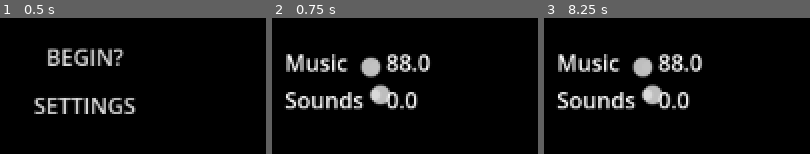
Above: before the commit, frames 1-3 (left to right).
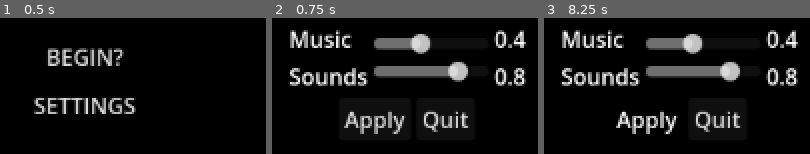
Above: after the commit, the same moments.

Repository: sanadjardaneh11-dotcom/TSR_game
Game: Godot game, scene res://Scenes/Starting screen.tscn
Same seed, same stepped clock (60 frames per second), same inputs: the game is played once before the commit and once after it.
Inputs (mouse positions are in pixels of both pictures, inside the frame that each line leads up to):
- Up to frame 1 (0.5 s): no input
- Up to frame 2 (0.75 s): click "SETTINGS" at 0.5 s
- Up to frame 3 (8.25 s): click (647, 118) at 1.25 s, where only the run after the commit has a clickable "Apply"; click (647, 118) at 2 s, where only the run after the commit has a clickable "Apply"; click (647, 118) at 2.75 s, where only the run after the commit has a clickable "Apply"; tap Enter (ACTION) at 3.5, 4.35, 5, 5.85, 6.5, 7.35 s; hold Enter (ACTION) 3.53-4.28 s; tap Space at 4.25, 5.75, 7.25 s; hold Enter (ACTION) 5.03-5.78 s; hold Enter (ACTION) 6.53-7.28 s; hold Enter (ACTION) from 8.03 s (still down)

Frame 1 is identical in both runs. In frame 2, 22% of the frame differs, in the area x 4-96%, y 8-86%; in frame 3, 22%.

Commit message:
Fixing bugs, making better ui and save system is fully avalable

Diff:
--- a/Scenes/settings.tscn
+++ b/Scenes/settings.tscn
@@ -20,51 +20,79 @@
 grow_vertical = 2
 color = Color(0, 0, 0, 1)
 
-[node name="HBoxContainer" type="HBoxContainer" parent="." unique_id=179450125]
+[node name="settings" type="VBoxContainer" parent="." unique_id=877539432]
 layout_mode = 1
 anchors_preset = 8
 anchor_left = 0.5
 anchor_top = 0.5
 anchor_right = 0.5
 anchor_bottom = 0.5
-offset_left = -20.0
-offset_top = -20.0
-offset_right = 20.0
-offset_bottom = 20.0
+offset_left = -49.0
+offset_top = -42.5
+offset_right = 122.0
+offset_bottom = 42.5
 grow_horizontal = 2
 grow_vertical = 2
+alignment = 1
 
-[node name="Titles" type="VBoxContainer" parent="HBoxContainer" unique_id=243381138]
+[node name="SliderSettings" type="HBoxContainer" parent="settings" unique_id=179450125]
+layout_mode = 2
+
+[node name="Titles" type="VBoxContainer" parent="settings/SliderSettings" unique_id=243381138]
+layout_mode = 2
+size_flags_horizontal = 0
+alignment = 1
+
+[node name="Music" type="Label" parent="settings/SliderSettings/Titles" unique_id=655592723]
+layout_mode = 2
+text = "Music"
+
+[node name="Sounds" type="Label" parent="settings/SliderSettings/Titles" unique_id=1006959586]
+layout_mode = 2
+text = "Sounds"
+
+[node name="Values" type="VBoxContainer" parent="settings/SliderSettings" unique_id=1200492617]
+layout_mode = 2
+size_flags_horizontal = 3
+size_flags_vertical = 4
+alignment = 1
+
+[node name="Music" type="HSlider" parent="settings/SliderSettings/Values" unique_id=564475475]
+layout_mode = 2
+size_flags_vertical = 4
+max_value = 1.0
+step = 0.1
+
+[node name="Sounds" type="HSlider" parent="settings/SliderSettings/Values" unique_id=29539551]
+layout_mode = 2
+max_value = 1.0
+step = 0.1
+
+[node name="Display value" type="VBoxContainer" parent="settings/SliderSettings" unique_id=57751346]
+layout_mode = 2
+size_flags_horizontal = 8
+size_flags_vertical = 4
+
+[node name="Music" type="Label" parent="settings/SliderSettings/Display value" unique_id=507731379]
+layout_mode = 2
+
+[node name="Sounds" type="Label" parent="settings/SliderSettings/Display value" unique_id=100230924]
+layout_mode = 2
+
+[node name="Buttons" type="HBoxContainer" parent="settings" unique_id=853956989]
 layout_mode = 2
 alignment = 1
 
-[node name="Music" type="Label" parent="HBoxContainer/Titles" unique_id=655592723]
+[node name="Apply" type="Button" parent="settings/Buttons" unique_id=585495652]
 layout_mode = 2
-text = "Music"
+text = "Apply"
 
-[node name="Sounds" type="Label" parent="HBoxContainer/Titles" unique_id=1006959586]
+[node name="Quit" type="Button" parent="settings/Buttons" unique_id=1266136226]
 layout_mode = 2
-text = "Sounds"
+text = "Quit
+"
 
-[node name="Values" type="VBoxContainer" parent="HBoxContainer" unique_id=1200492617]
-layout_mode = 2
-alignment = 1
-
-[node name="Music" type="HSlider" parent="HBoxContainer/Values" unique_id=564475475]
-layout_mode = 2
-
-[node name="Sounds" type="HSlider" parent="HBoxContainer/Values" unique_id=29539551]
-layout_mode = 2
-
-[node name="Display value" type="VBoxContainer" parent="HBoxContainer" unique_id=57751346]
-layout_mode = 2
-alignment = 1
-
-[node name="Music" type="Label" parent="HBoxContainer/Display value" unique_id=507731379]
-layout_mode = 2
-
-[node name="Sounds" type="Label" parent="HBoxContainer/Display value" unique_id=100230924]
-layout_mode = 2
-
-[connection signal="value_changed" from="HBoxContainer/Values/Music" to="." method="_on_value_changed"]
-[connection signal="value_changed" from="HBoxContainer/Values/Sounds" to="." method="_on_value_changed"]
+[connection signal="value_changed" from="settings/SliderSettings/Values/Music" to="." method="_on_music_value_changed"]
+[connection signal="value_changed" from="settings/SliderSettings/Values/Sounds" to="." method="_on_sounds_value_changed"]
+[connection signal="pressed" from="settings/Buttons/Apply" to="." method="_on_apply_pressed"]
+[connection signal="pressed" from="settings/Buttons/Quit" to="." method="_on_quit_pressed"]
--- a/Scripts/settings.gd
+++ b/Scripts/settings.gd
@@ -1,32 +1,49 @@
 extends Control
 
-@onready var values: VBoxContainer = $HBoxContainer/Values
-@onready var display_value: VBoxContainer = $"HBoxContainer/Display value"
+@onready var music: HSlider = $settings/SliderSettings/Values/Music
+@onready var sounds: HSlider = $settings/SliderSettings/Values/Sounds
+@onready var dispmusic: Label = $"settings/SliderSettings/Display value/Music"
+@onready var dispsounds: Label = $"settings/SliderSettings/Display value/Sounds"
 var savepath = "res://savedata.json"
 var savedata:Dictionary
-var numofsettings = 2
+
 func _ready() -> void:
 	load_json_file()
-	values.get_child(0).value = savedata["settings"][0]
-	values.get_child(1).value = savedata["settings"][1]
-	for num in numofsettings:
-		display_value.get_child(num).text = str(values.get_child(num).value)
+	music.value = savedata["settings"][0]
+	print("Loaded value"+str(savedata["settings"][0])+"to music")
+	sounds.value = savedata["settings"][1]
+	print("Loaded value"+str(savedata["settings"][1])+"to sounds")
+	dispmusic.text = str(music.value)
+	dispsounds.text = str(sounds.value)
+
 
 func load_json_file():
 	var file = FileAccess.open(savepath, FileAccess.READ)
 	var json = file.get_as_text()
 	var jsonobject = JSON.new()
 	jsonobject.parse(json)
+	print("Loaded:"+str(jsonobject.data)+"from file")
 	savedata = jsonobject.data
 	return savedata
 
 func save_to_json_file():
-	var file = FileAccess.open(savepath, FileAccess.WRITE)
+	var file = FileAccess.open(savepath, FileAccess.ModeFlags.WRITE)
 	var json_text = JSON.stringify(savedata)
+	print("written:"+json_text+"to file")
 	file.store_string(json_text)
 
-func _on_value_changed(value: float) -> void:
-	for num in numofsettings:
-		display_value.get_child(num).text = str(values.get_child(num).value)
-		savedata["settings"][num] = values.get_child(num).value
+func _on_music_value_changed(value: float) -> void:
+	dispmusic.text = str(music.value)
+	savedata["settings"][0] = music.value
+
+func _on_sounds_value_changed(value: float) -> void:
+	dispsounds.text = str(sounds.value)
+	savedata["settings"][1] = sounds.value
+
+
+func _on_apply_pressed() -> void:
 	save_to_json_file()
+
+
+func _on_quit_pressed() -> void:
+	get_tree().change_scene_to_file("res://Scenes/Starting screen.tscn")
--- a/savedata.json
+++ b/savedata.json
@@ -1 +1 @@
-{"settings":[88.0,0.0]}
+{"hp":10.0,"maxhp":10.0,"settings":[0.4,0.8]}
